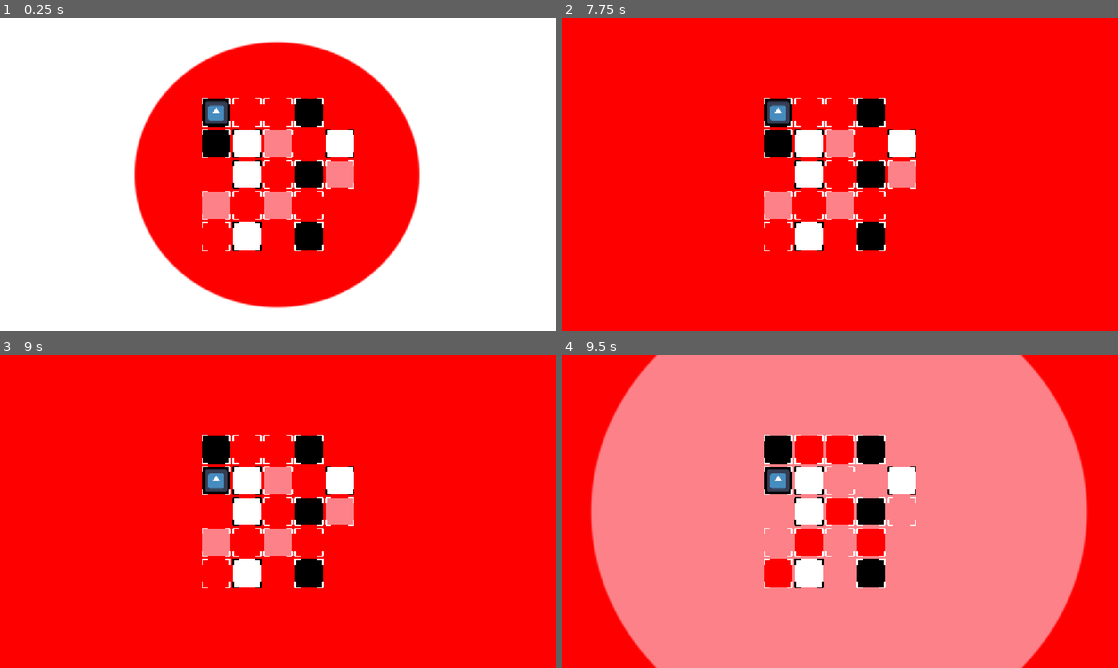
Above: before the commit, frames 1-4 (two rows, left to right).
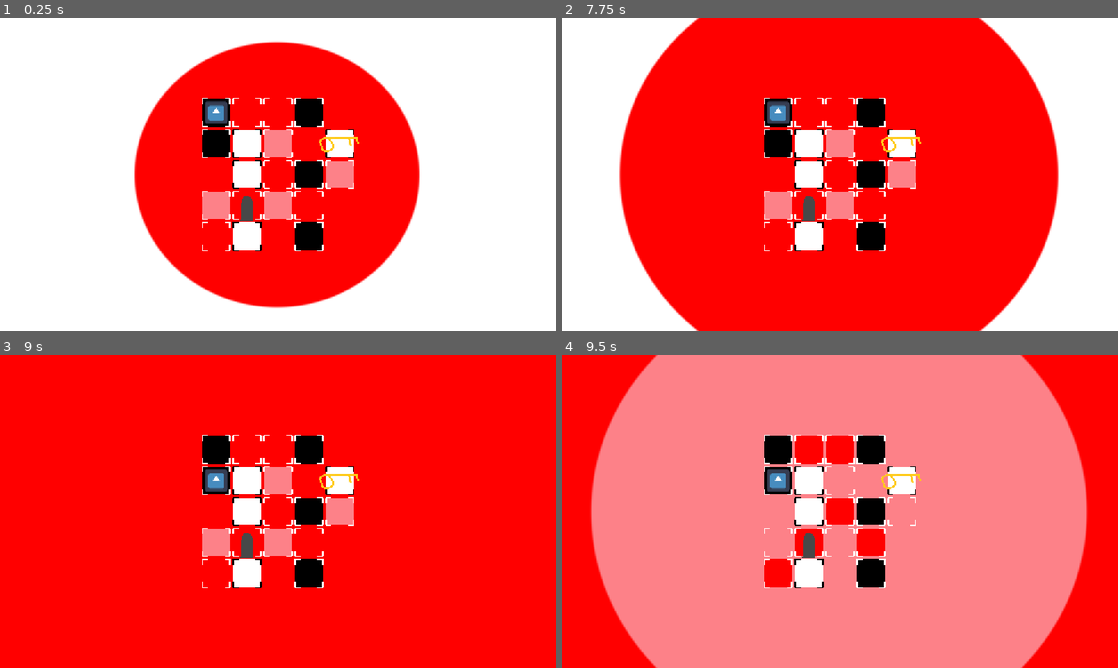
Above: after the commit, the same moments.

Repository: Raiderj9/confounding-calendar-2026
Game: Godot game, scene res://Grid/grid_movement.tscn
Same seed, same stepped clock (60 frames per second), same inputs: the game is played once before the commit and once after it. The engine's default icon, where the game draws it, is replaced by a stand-in: a white triangle on a blue panel in a dark square.
Inputs:
- Up to frame 1 (0.25 s): no input
- Up to frame 2 (7.75 s): tap Enter at 0.5, 3.5, 5 s; hold Right (ui_right) 0.53-1.28 s; hold 1 0.53-1.28 s; tap Z at 0.6, 3.8, 4.35, 7.55 s; tap Space at 0.77, 1.07, 1.25, 1.52, 1.82, 3.02, 3.05, 3.32, 4.52, 4.82, 6.02, 6.32, 6.77, 6.8, 7.07, 7.25, 7.52 s; hold Down (ui_down) 1.28-2.03 s; tap 1 at 1.35, 4.55 s; tap 2 at 1.55, 5.3, 5.85 s; hold Right (ui_right) 2.03-2.78 s; hold 2 2.03-2.78 s; tap 3 at 2.3, 2.85, 6.05 s; hold Up (ui_up) 2.78-3.53 s; hold Space 3.53-4.28 s; hold Left (ui_left) 3.53-5.03 s; hold Down (ui_down) 5.03-5.78 s; hold 1 5.03-5.78 s; hold Right (ui_right) 5.78-6.53 s; hold Up (ui_up) 6.53-7.28 s; hold 3 6.53-7.28 s; hold Right (ui_right) from 7.28 s (still down); tap R at 7.35 s
- Up to frame 3 (9 s): tap Space at 7.82 s; release Right (ui_right) at 8.03 s; hold Down (ui_down) 8.03-8.78 s; hold 1 8.03-8.78 s; tap Z at 8.1 s; hold Left (ui_left) from 8.78 s (still down); tap 1 at 8.85 s
- Up to frame 4 (9.5 s): keep holding Left (ui_left); tap Space at 9.02, 9.32 s; tap 2 at 9.05 s

The runs differ from the first frame. In frame 1, 0.3% of the frame differs, in the area x 43-65%, y 38-65%; in frame 2, 30%, in the area x 0-100%, y 0-100%; in frame 3, 0.3%; in frame 4, 0.3%.

Commit message:
Items!!!

Diff:
--- a/Grid/BoardController.gd
+++ b/Grid/BoardController.gd
@@ -1,13 +1,14 @@
-
 extends Node2D
 
 @export var background_controller: BackgroundController
 @export var tile_colors: Array[TileColor]
 @export var tile_scene: PackedScene
 @export var tile_size: float = 64.0
+@export var preset_items: Array[PresetItem]
 
 var current_state: int = 1
 var tiles: Array = []
+var item_instances: Array[Node2D] = []
 
 var board_layout = [
 	[0, 1, 1, 0, 9],
@@ -20,13 +21,24 @@
 func get_state() -> int:
 	return current_state
 
-func restore_state(state: int):
+func get_items() -> Array:
+	var items = []
+	for item in preset_items:
+		items.append(item.visible)
+	return items
+
+func restore_state(state: int, items: Array):
 	change_state(state, true)
 
+	for i in range(preset_items.size()):
+		preset_items[i].visible = items[i]
+		item_instances[i].visible = items[i]
 
 func _ready():
 	build_board()
+	initialize_items()
 	change_state(current_state)
+
 func build_board():
 	var rows = board_layout.size()
 	var columns = board_layout[0].size()
@@ -45,6 +57,37 @@
 			tile.tile_size = tile_size * 0.9
 			add_child(tile)
 			tiles.append(tile)
+
+func initialize_items():
+	item_instances.clear()
+
+	for item in preset_items:
+		var instance = item.item_scene.instantiate()
+		instance.position = grid_to_world(item.position)
+		add_child(instance)
+		instance.visible = item.visible
+		item_instances.append(instance)
+
+func can_move_to(grid_position: Vector2i, player: PlayerController):
+	for item in preset_items:
+		if item.position == grid_position:
+			if "door1" in item.item_name:
+				if "key1" in player.get_collected_items():
+					return true
+				return false
+			return true
+	return true
+
+func step_onto(grid_position: Vector2i, player: PlayerController):
+	for i in range(preset_items.size()):
+		var item = preset_items[i]
+
+		if item.position != grid_position or not item.collectable or not item.visible:
+			continue
+
+		player.get_collectable(item)
+		item_instances[i].visible = item.visible
+
 
 func get_tile_at(grid_position: Vector2i):
 	var index = 0
--- a/Grid/GridTile.gd
+++ b/Grid/GridTile.gd
@@ -15,6 +15,7 @@
 	border_color = colors.background
 	fill_color = colors.foreground
 	queue_redraw()
+
 
 func can_walk() -> bool:
 	return is_walkable
--- /dev/null
+++ b/Grid/ItemScenes/DoorItem.tscn
@@ -0,0 +1,9 @@
+[gd_scene format=3 uid="uid://btg1qbamaur0p"]
+
+[ext_resource type="Texture2D" uid="uid://bl7mip0j5lpbu" path="res://ItemSprites/door.png" id="1_cw2su"]
+
+[node name="DoorItem" type="Node2D" unique_id=41461009]
+
+[node name="Sprite2D" type="Sprite2D" parent="." unique_id=745548763]
+scale = Vector2(0.05, 0.05)
+texture = ExtResource("1_cw2su")
--- /dev/null
+++ b/Grid/ItemScenes/KeyItem.tscn
@@ -0,0 +1,9 @@
+[gd_scene format=3 uid="uid://dito5ifkk8v61"]
+
+[ext_resource type="Texture2D" uid="uid://fnsv1u0t062j" path="res://ItemSprites/key.png" id="1_5if8a"]
+
+[node name="KeyItem" type="Node2D" unique_id=1645251990]
+
+[node name="Sprite2D" type="Sprite2D" parent="." unique_id=1738290937]
+scale = Vector2(0.1, 0.1)
+texture = ExtResource("1_5if8a")
--- a/Grid/Player.gd
+++ b/Grid/Player.gd
@@ -9,6 +9,8 @@
 var is_moving: bool = false
 var is_dead: bool = false
 
+var collectables = []
+
 func _ready():
 	position = board_controller.grid_to_world(grid_position)
 	check_walkable()
@@ -18,6 +20,11 @@
 		return
 
 	var target_grid = grid_position + direction
+	var can_move_to = board_controller.can_move_to(target_grid, self)
+	if not can_move_to:
+		return
+
+
 	var tile = board_controller.get_tile_at(target_grid)
 
 	if tile == null:
@@ -33,20 +40,31 @@
 		is_moving = false
 		check_walkable()
 	)
+func get_collectable(item):
+	print("COLLECTING")
+	if item.item_name not in collectables:
+		collectables.append(item.item_name)
+		item.visible = false
 
-func restore_state(position: Vector2i, dead: bool):
+
+func restore_state(position: Vector2i, dead: bool, collected_items):
 	grid_position = position
 	is_dead = dead
 	is_moving = false
+	collectables = collected_items
 
 	self.position = board_controller.grid_to_world(grid_position)
 	rotation_degrees = 180.0 if dead else 0.0
 	modulate = Color.GRAY if dead else Color.WHITE
 
 func check_walkable():
+	board_controller.step_onto(grid_position, self)
 	var tile = board_controller.get_tile_at(grid_position)
 	if tile == null or not tile.can_walk():
 		die()
+
+func get_collected_items():
+	return collectables
 
 func die():
 	if is_dead:
--- /dev/null
+++ b/Grid/PresetItem.gd
@@ -0,0 +1,8 @@
+class_name PresetItem
+extends Resource
+
+@export var item_name: String
+@export var position: Vector2i
+@export var item_scene: PackedScene
+@export var visible: bool = true
+@export var collectable: bool = false
--- a/Grid/UndoController.gd
+++ b/Grid/UndoController.gd
@@ -13,6 +13,7 @@
 
 	save_snapshot()
 	board_controller.change_state(state)
+	player.check_walkable()
 
 func move_player(direction: Vector2i):
 	if player.is_moving or player.is_dead:
@@ -35,8 +36,10 @@
 func save_snapshot():
 	var snapshot = {
 		"board_state": board_controller.get_state(),
+		"board_items": board_controller.get_items(),
 		"player_position": player.grid_position,
-		"player_dead": player.is_dead
+		"player_dead": player.is_dead,
+		"collectables": player.get_collected_items()
 	}
 
 	snapshots.append(snapshot)
@@ -50,7 +53,7 @@
 
 	var snapshot = snapshots.pop_back()
 
-	board_controller.restore_state(snapshot.board_state)
-	player.restore_state(snapshot.player_position, snapshot.player_dead)
+	board_controller.restore_state(snapshot.board_state, snapshot.board_items)
+	player.restore_state(snapshot.player_position, snapshot.player_dead, snapshot.collectables)
 
 	print("Undo: ", snapshots.size(), " snapshots remaining")
--- a/Grid/UserInputController.gd
+++ b/Grid/UserInputController.gd
@@ -13,8 +13,6 @@
 			undo_controller.change_board_state(2)
 		KEY_3:
 			undo_controller.change_board_state(3)
-		KEY_SPACE:
-			undo_controller.check_player_walkable()
 		KEY_W, KEY_UP:
 			undo_controller.move_player(Vector2i.UP)
 		KEY_S, KEY_DOWN:
--- a/Grid/grid_movement.tscn
+++ b/Grid/grid_movement.tscn
@@ -4,9 +4,12 @@
 [ext_resource type="Script" uid="uid://by8ax1om12rjy" path="res://Grid/BoardController.gd" id="1_451mp"]
 [ext_resource type="PackedScene" uid="uid://jbdcx485v76e" path="res://Grid/GridTile.tscn" id="2_2pjv3"]
 [ext_resource type="Script" uid="uid://niithktukvrs" path="res://Grid/TileColor.gd" id="3_x65sb"]
+[ext_resource type="Script" uid="uid://dfp6jjlu7gw51" path="res://Grid/PresetItem.gd" id="5_a2yhn"]
+[ext_resource type="PackedScene" uid="uid://dito5ifkk8v61" path="res://Grid/ItemScenes/KeyItem.tscn" id="6_3fve5"]
 [ext_resource type="Script" uid="uid://b460u8uxvoosd" path="res://Grid/UserInputController.gd" id="6_ls3q4"]
 [ext_resource type="PackedScene" uid="uid://bn8rn7g273qsg" path="res://Grid/Player.tscn" id="6_x65sb"]
 [ext_resource type="Script" uid="uid://2xddrf1ckqtq" path="res://Grid/UndoController.gd" id="7_a2yhn"]
+[ext_resource type="PackedScene" uid="uid://btg1qbamaur0p" path="res://Grid/ItemScenes/DoorItem.tscn" id="7_t57oa"]
 
 [sub_resource type="Resource" id="Resource_2pjv3"]
 script = ExtResource("3_x65sb")
@@ -27,6 +30,21 @@
 background = Color(0, 0, 0, 1)
 foreground = Color(1, 1, 1, 1)
 metadata/_custom_type_script = "uid://niithktukvrs"
+
+[sub_resource type="Resource" id="Resource_ion7q"]
+script = ExtResource("5_a2yhn")
+item_name = "key1"
+position = Vector2i(4, 1)
+item_scene = ExtResource("6_3fve5")
+collectable = true
+metadata/_custom_type_script = "uid://dfp6jjlu7gw51"
+
+[sub_resource type="Resource" id="Resource_kkeeh"]
+script = ExtResource("5_a2yhn")
+item_name = "door1"
+position = Vector2i(1, 3)
+item_scene = ExtResource("7_t57oa")
+metadata/_custom_type_script = "uid://dfp6jjlu7gw51"
 
 [node name="GridMovement" type="Node2D" unique_id=1914188075]
 
@@ -67,6 +85,7 @@
 background_controller = NodePath("../BackgroundController")
 tile_colors = Array[ExtResource("3_x65sb")]([SubResource("Resource_2pjv3"), SubResource("Resource_6dpd2"), SubResource("Resource_x65sb"), SubResource("Resource_ls3q4")])
 tile_scene = ExtResource("2_2pjv3")
+preset_items = Array[ExtResource("5_a2yhn")]([SubResource("Resource_ion7q"), SubResource("Resource_kkeeh")])
 
 [node name="Camera2D" type="Camera2D" parent="." unique_id=1487329569]
 
Not shown, added: Grid/PresetItem.gd.uid
Binary file added: ItemSprites/door.png
Not shown, added: ItemSprites/door.png.import
Binary file added: ItemSprites/key.png
Not shown, added: ItemSprites/key.png.import
Not shown, added: Grid/grid_movement.tscn203878765267.tmp
Not shown, added: Grid/grid_movement.tscn203885247622.tmp
Not shown, added: Grid/grid_movement.tscn203926371045.tmp
